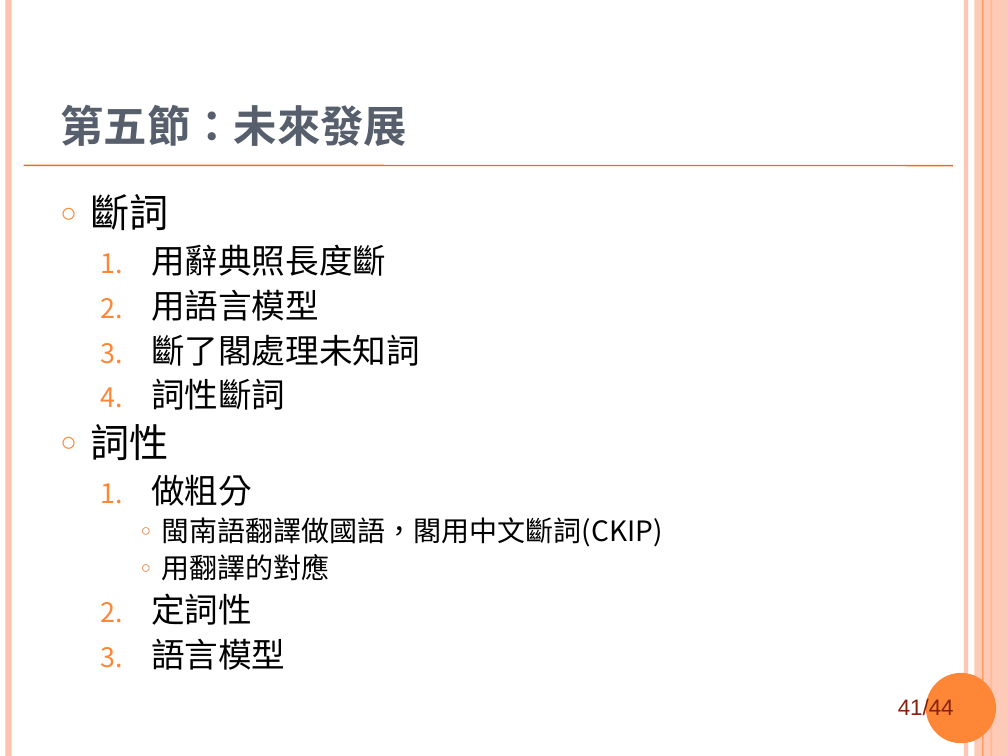
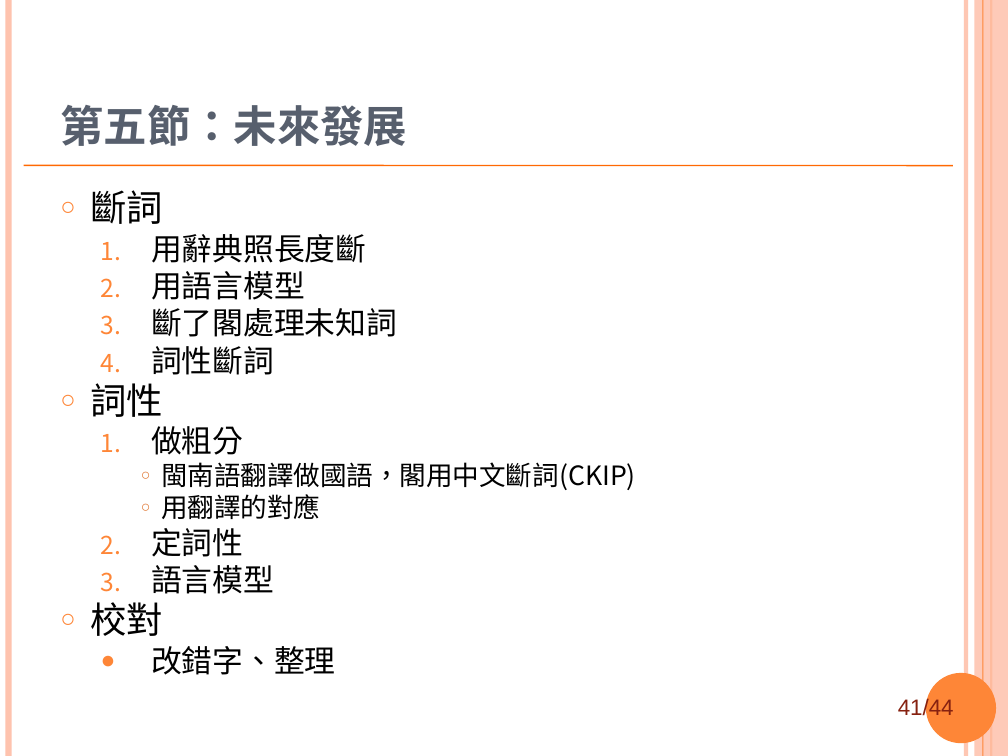
Before and after one commit to sih4sing5hong5/po3-ko3_tau5-iann2-phinn3, a slide deck: slide 41 of 翻譯報告.ppt. Drawn at 1008x756 pixels with LibreOffice and Linux fonts; fonts in the diff are those of the drawing; background and template pictures are left out. Boxes give left, top, right and bottom in pixels: in the first picture for what was removed or moved away, otherwise in the second. Text is boxed around its words. In the diff, an @@ line names an element or a change of style, - is before the commit and + after.

Commit message:
加未來發展 丞宏

```diff
--- a/翻譯報告.ppt
+++ b/翻譯報告.ppt
@@ text at (90,190,636,594): size 28 to 26 pt in "斷詞", "詞性"; size 24 to 22 pt in "用辭典照長度斷", "用語言模型", "斷了閣處理未知詞", "詞性斷詞" and 3 more places; size 20 to 19 pt in "閩南語翻譯做國語，閣用中文斷詞(CKIP)", "用翻譯的對應"; line spacing 0.9 to 0.8 @@
@@ text at (90,602,335,675): paragraphs added @@
+○ 校對
+  ● 改錯字、整理
```
Also in this commit, not shown: 1 other slide changed.
